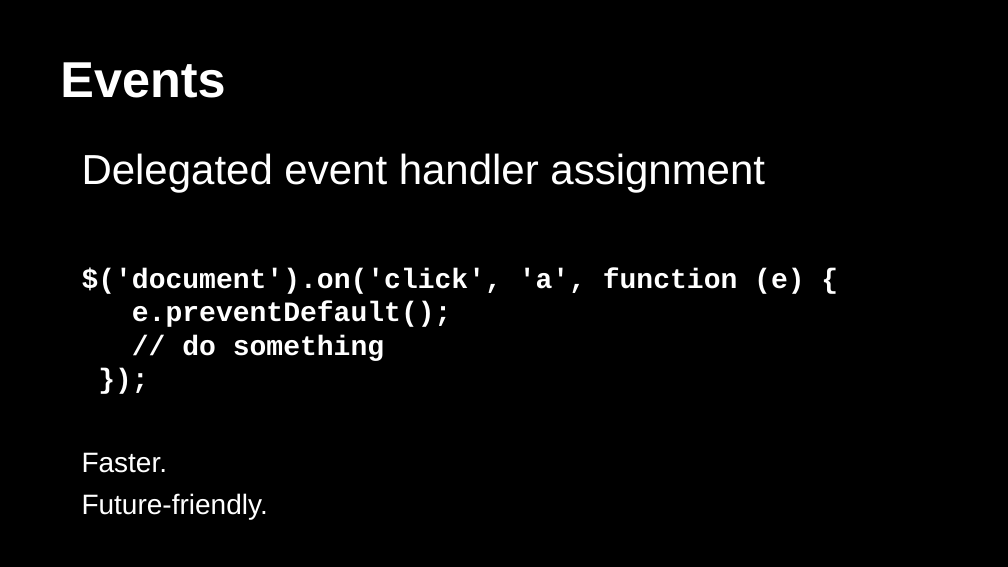
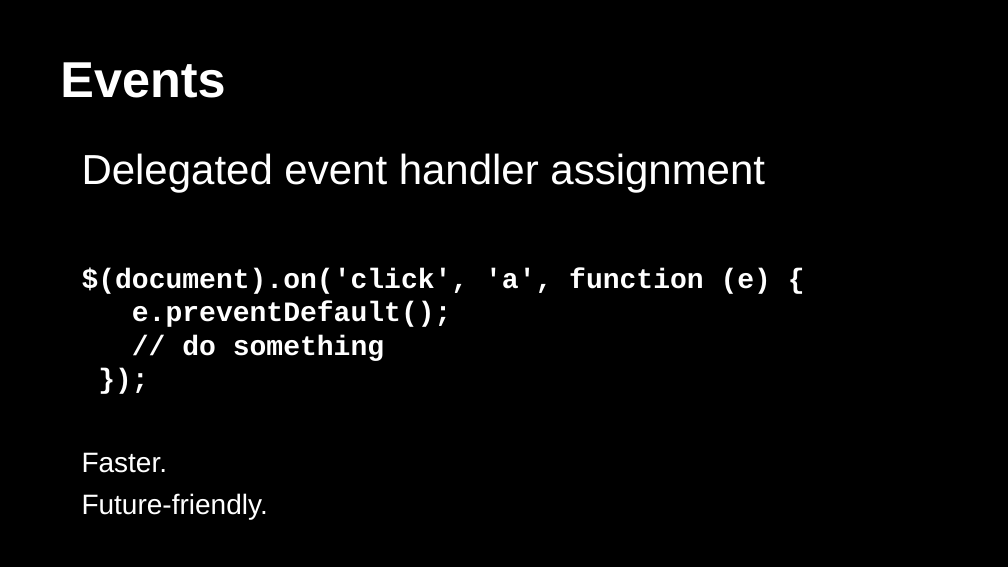
Before and after one commit to arapehl/drdobbsindia-jquery-workshop, a slide deck: slide 39 of Becoming a jQuery Expert.pptx. Drawn at 1008x567 pixels with LibreOffice and Linux fonts; fonts in the diff are those of the drawing. Boxes give left, top, right and bottom in pixels: in the first picture for what was removed or moved away, otherwise in the second. Text is boxed around its words. In the diff, an @@ line names an element or a change of style, - is before the commit and + after.

```diff
--- a/Becoming a jQuery Expert.pptx
+++ b/Becoming a jQuery Expert.pptx
@@ text at <box>82,268,771,361</box>: text changed @@
-$('document').on('click', 'a', function (e) {
-e.preventDefault();
-// do something
-});
+$(document).on('click', 'a', function (e) {
+e.preventDefault();
+// do something
+});
```
Also in this commit, not shown: 7 other slides changed, 1 slide removed, 1 other file.
